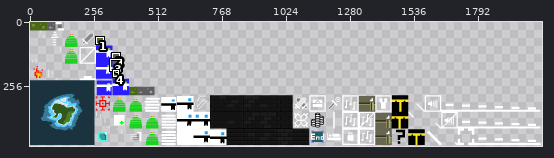
One commit to this sprite sheet: android/assets/sprite.png. The picture above shows the old version from afar; the outline marks the close-up.
Close-up. Before the edit:
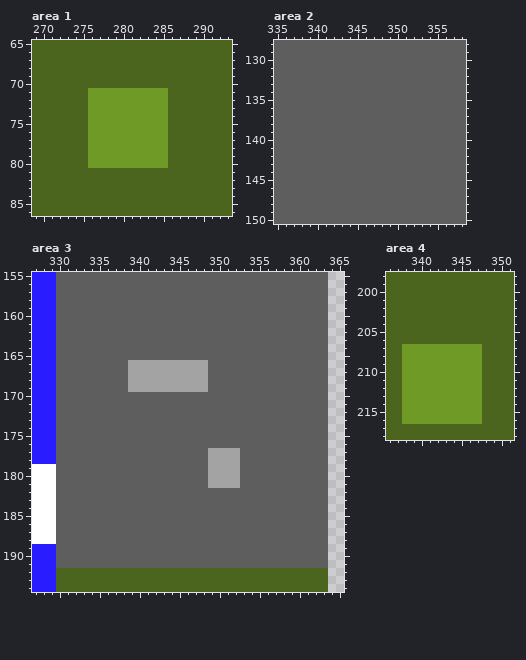
The file is 2048x512 pixels. Colours within 5 levels of each other are drawn and written as one. Shown: area 1: x 269..293, y 65..86; area 2: x 335..358, y 128..150; area 3: x 327..365, y 155..194; area 4: x 336..351, y 198..218. The wide view leaves out empty margins. The commit also changed other parts of the picture, which this record leaves out.
After:
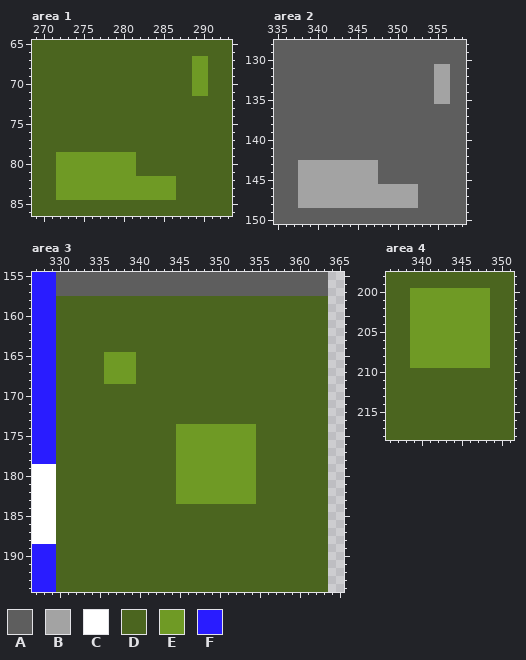
Palette (. is transparent): A #5e5e5e  B #a3a3a3  C #ffffff  D #4b651f  E #6f9a25  F #291cff
Difference:
Changed rows in their new state; - is an unchanged pixel.
Area 1:
first column x 272:
67 -----------------EE
68 -----------------EE
69 -----------------EE
70 -----------------EE
71 ----DDDDDDDDDD---EE
72 ----DDDDDDDDDD-----
73 ----DDDDDDDDDD-----
74 ----DDDDDDDDDD-----
75 ----DDDDDDDDDD-----
76 ----DDDDDDDDDD-----
77 ----DDDDDDDDDD-----
78 ----DDDDDDDDDD-----
79 EEEE------DDDD-----
80 EEEE------DDDD-----
81 EEEEEEEEEE---------
82 EEEEEEEEEEEEEEE----
83 EEEEEEEEEEEEEEE----
84 EEEEEEEEEEEEEEE----
Area 2:
first column x 355:
131 BB
132 BB
133 BB
134 BB
135 BB
first column x 338:
143 BBBBBBBBBB-----
144 BBBBBBBBBB-----
145 BBBBBBBBBB-----
146 BBBBBBBBBBBBBBB
147 BBBBBBBBBBBBBBB
148 BBBBBBBBBBBBBBB
Area 3:
first column x 330:
158 DDDDDDDDDDDDDDDDDDDDDDDDDDDDDDDDDD
159 DDDDDDDDDDDDDDDDDDDDDDDDDDDDDDDDDD
160 DDDDDDDDDDDDDDDDDDDDDDDDDDDDDDDDDD
161 DDDDDDDDDDDDDDDDDDDDDDDDDDDDDDDDDD
162 DDDDDDDDDDDDDDDDDDDDDDDDDDDDDDDDDD
163 DDDDDDDDDDDDDDDDDDDDDDDDDDDDDDDDDD
164 DDDDDDDDDDDDDDDDDDDDDDDDDDDDDDDDDD
165 DDDDDDEEEEDDDDDDDDDDDDDDDDDDDDDDDD
166 DDDDDDEEEEDDDDDDDDDDDDDDDDDDDDDDDD
167 DDDDDDEEEEDDDDDDDDDDDDDDDDDDDDDDDD
168 DDDDDDEEEEDDDDDDDDDDDDDDDDDDDDDDDD
169 DDDDDDDDDDDDDDDDDDDDDDDDDDDDDDDDDD
170 DDDDDDDDDDDDDDDDDDDDDDDDDDDDDDDDDD
171 DDDDDDDDDDDDDDDDDDDDDDDDDDDDDDDDDD
172 DDDDDDDDDDDDDDDDDDDDDDDDDDDDDDDDDD
173 DDDDDDDDDDDDDDDDDDDDDDDDDDDDDDDDDD
174 DDDDDDDDDDDDDDDEEEEEEEEEEDDDDDDDDD
175 DDDDDDDDDDDDDDDEEEEEEEEEEDDDDDDDDD
176 DDDDDDDDDDDDDDDEEEEEEEEEEDDDDDDDDD
177 DDDDDDDDDDDDDDDEEEEEEEEEEDDDDDDDDD
178 DDDDDDDDDDDDDDDEEEEEEEEEEDDDDDDDDD
179 DDDDDDDDDDDDDDDEEEEEEEEEEDDDDDDDDD
180 DDDDDDDDDDDDDDDEEEEEEEEEEDDDDDDDDD
181 DDDDDDDDDDDDDDDEEEEEEEEEEDDDDDDDDD
182 DDDDDDDDDDDDDDDEEEEEEEEEEDDDDDDDDD
183 DDDDDDDDDDDDDDDEEEEEEEEEEDDDDDDDDD
184 DDDDDDDDDDDDDDDDDDDDDDDDDDDDDDDDDD
185 DDDDDDDDDDDDDDDDDDDDDDDDDDDDDDDDDD
186 DDDDDDDDDDDDDDDDDDDDDDDDDDDDDDDDDD
187 DDDDDDDDDDDDDDDDDDDDDDDDDDDDDDDDDD
188 DDDDDDDDDDDDDDDDDDDDDDDDDDDDDDDDDD
189 DDDDDDDDDDDDDDDDDDDDDDDDDDDDDDDDDD
190 DDDDDDDDDDDDDDDDDDDDDDDDDDDDDDDDDD
191 DDDDDDDDDDDDDDDDDDDDDDDDDDDDDDDDDD
Area 4:
first column x 338:
200 -EEEEEEEEEE
201 -EEEEEEEEEE
202 -EEEEEEEEEE
203 -EEEEEEEEEE
204 -EEEEEEEEEE
205 -EEEEEEEEEE
206 -EEEEEEEEEE
207 D---------E
208 D---------E
209 D---------E
210 DDDDDDDDDD-
211 DDDDDDDDDD-
212 DDDDDDDDDD-
213 DDDDDDDDDD-
214 DDDDDDDDDD-
215 DDDDDDDDDD-
216 DDDDDDDDDD-
Changed places in both close-ups, as pixel boxes (x1, y1, x2, y2):
changed: (56, 56, 208, 200)
changed: (434, 64, 450, 104)
changed: (298, 160, 418, 208)
changed: (56, 296, 328, 568)
changed: (402, 288, 490, 424)
